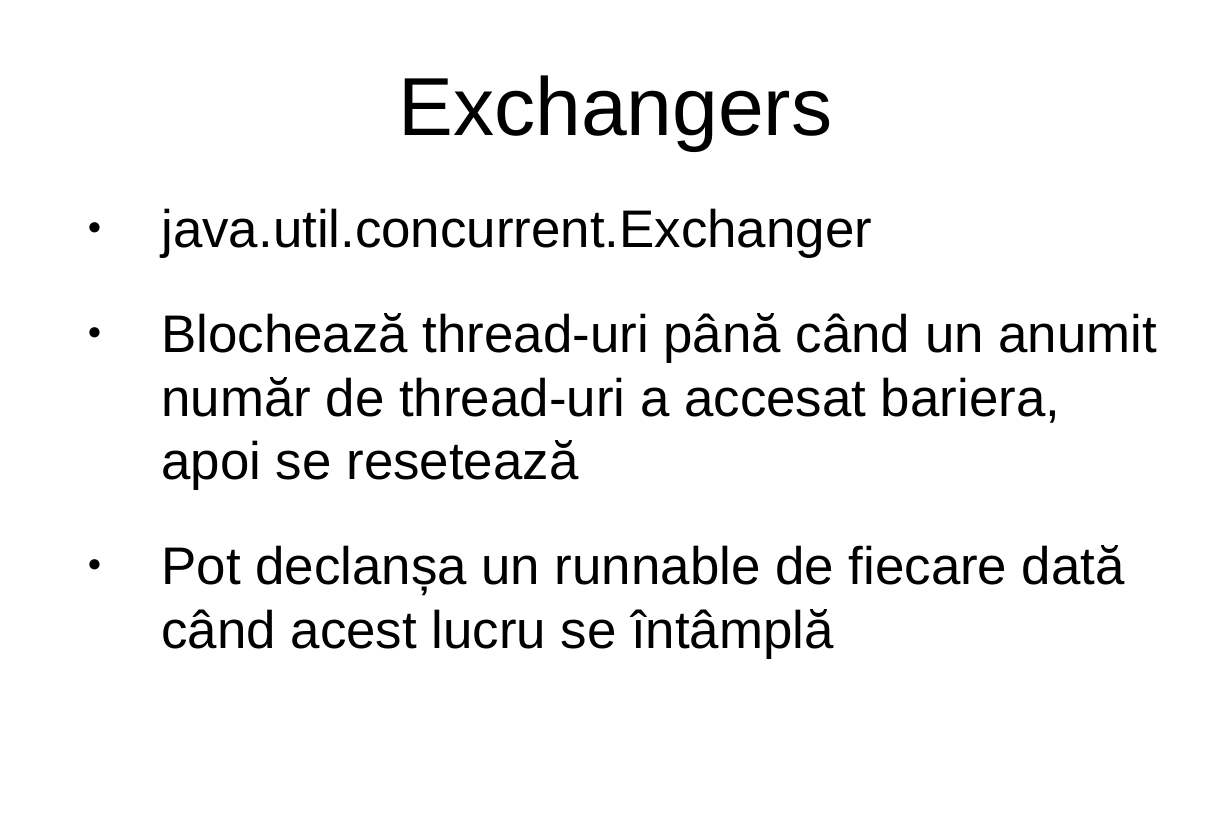
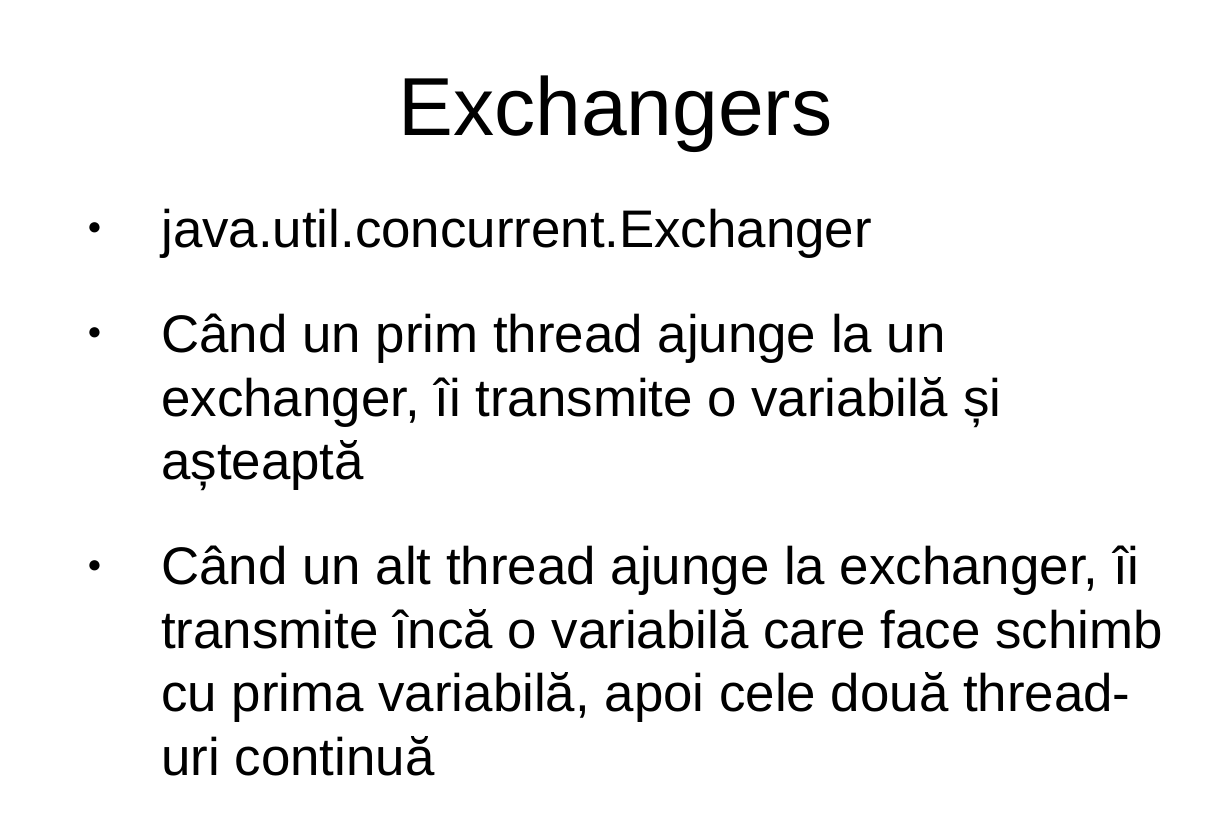
Before and after one commit to andrei-pmbcn/Java8AndreiPambuccian, a slide deck: slide 20 of Java9AndreiPambuccian/multithreading.pptx. Drawn at 1232x833 pixels with LibreOffice and Linux fonts; fonts in the diff are those of the drawing. Boxes give left, top, right and bottom in pixels: in the first picture for what was removed or moved away, otherwise in the second. Text is boxed around its words. In the diff, an @@ line names an element or a change of style, - is before the commit and + after.

```diff
--- a/Java9AndreiPambuccian/multithreading.pptx
+++ b/Java9AndreiPambuccian/multithreading.pptx
@@ text at [161, 313, 1162, 776]: text changed @@
-● Blochează thread-uri până când un anumit număr de thread-uri a accesat bariera, apoi se resetează
-● Pot declanșa un runnable de fiecare dată când acest lucru se întâmplă
+● Când un prim thread ajunge la un exchanger, îi transmite o variabilă și așteaptă
+● Când un alt thread ajunge la exchanger, îi transmite încă o variabilă care face schimb cu prima variabilă, apoi cele două thread-uri continuă
```
Also in this commit, not shown: 3 other slides changed.
